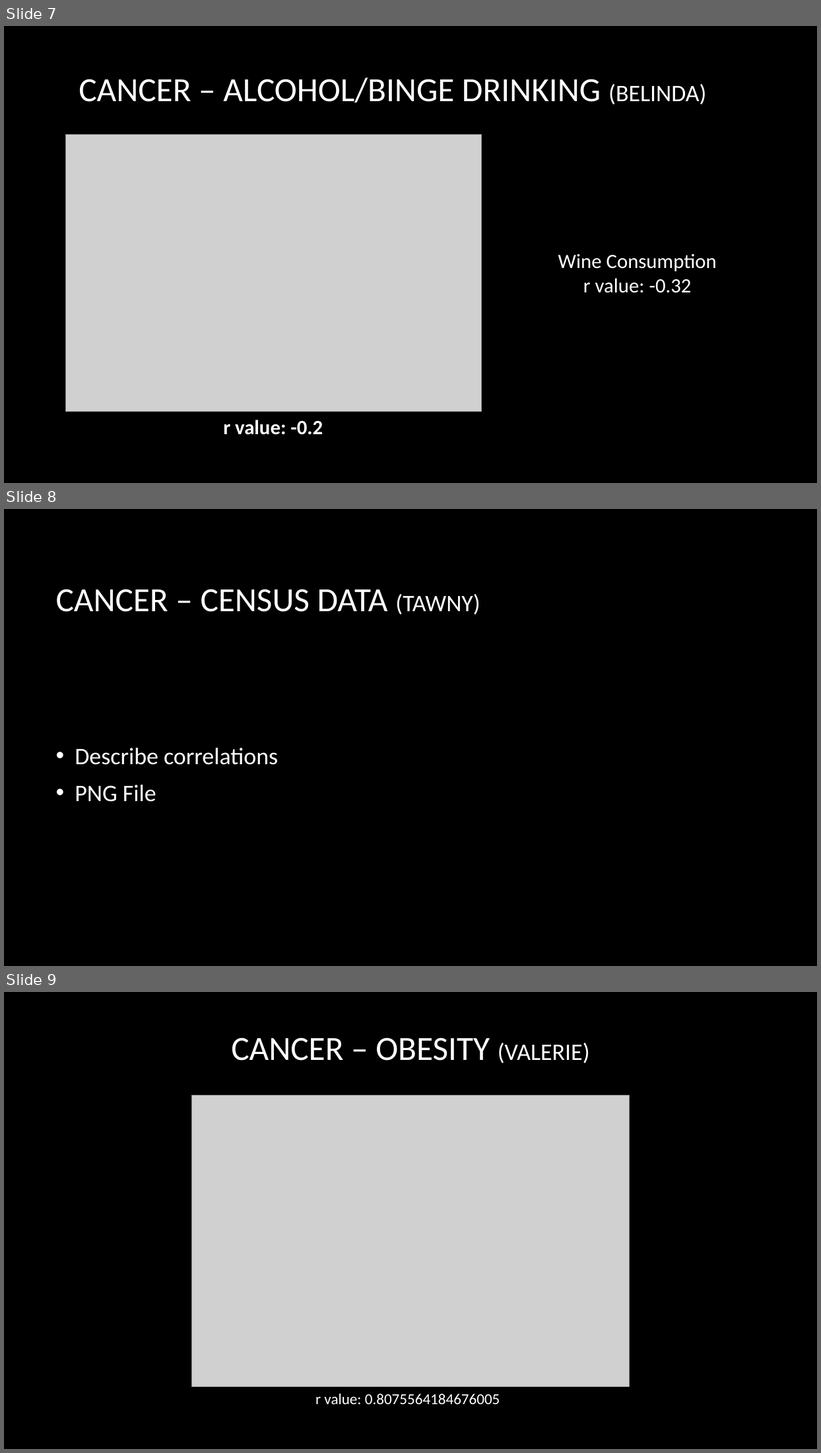
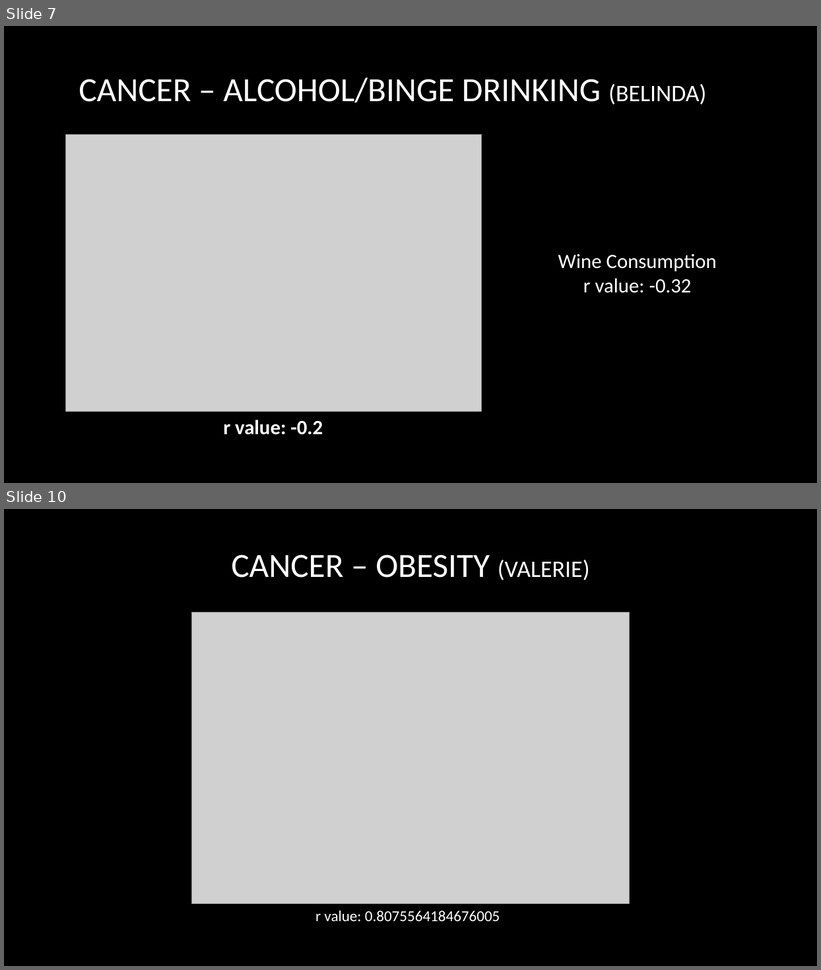
Before and after one commit to Phantogram/Project-BTTV, a slide deck: Project_One_BTTV.pptx. Shown one above the other, each under a label of ours: slides 7, 8 and 9 before the commit, slides 7 and 10 after it; the slides between them are not shown. The pictures are 821x1453 and 821x970 pixels, drawn with LibreOffice and Linux fonts; fonts in the diff are those of the drawing; grey boxes stand for pictures; background and template pictures are left out. Boxes give left, top, right and bottom in pixels: in the first picture for what was removed or moved away, otherwise in the second. Text is boxed around its words. In the diff, an @@ line names an element or a change of style, - is before the commit and + after.

```diff
--- a/Project_One_BTTV.pptx
+++ b/Project_One_BTTV.pptx
@@ slide 8 removed at (4,509,817,966), background picture (left out) @@
@@ title removed at (56,589,480,615) @@
-CANCER – CENSUS DATA (TAWNY)
@@ text removed at (75,748,278,802) @@
-• Describe correlations
-• PNG File
@@ what was slide 9 is now slide 10 @@
```
Also in this commit, not shown: 2 slides added.
